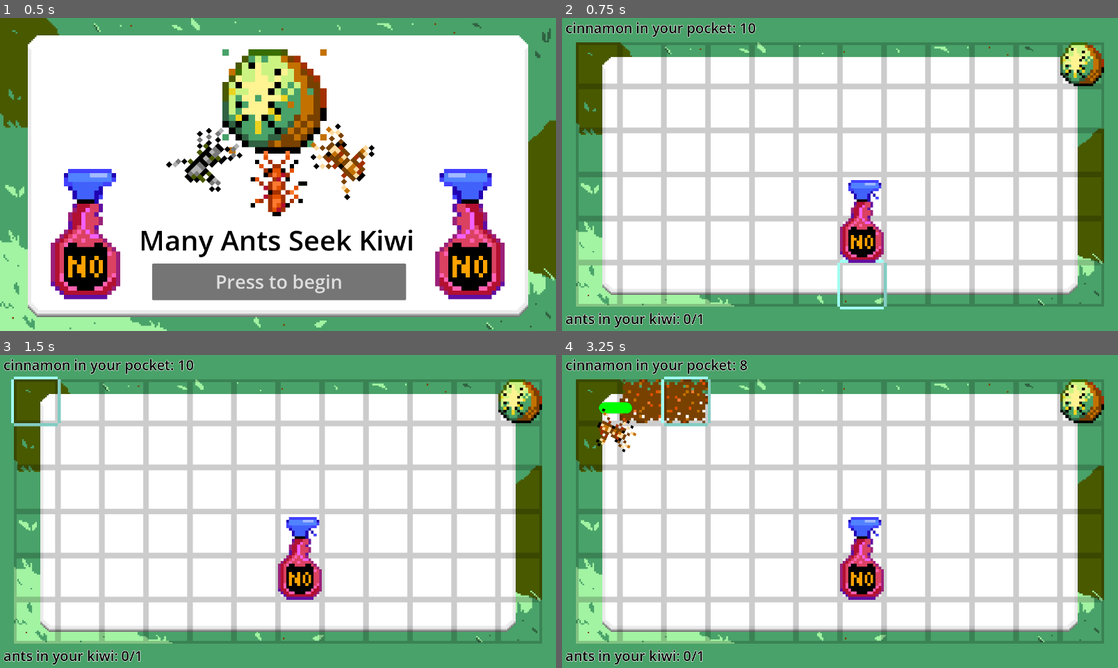
Above: before the commit, frames 1-4 (two rows, left to right).
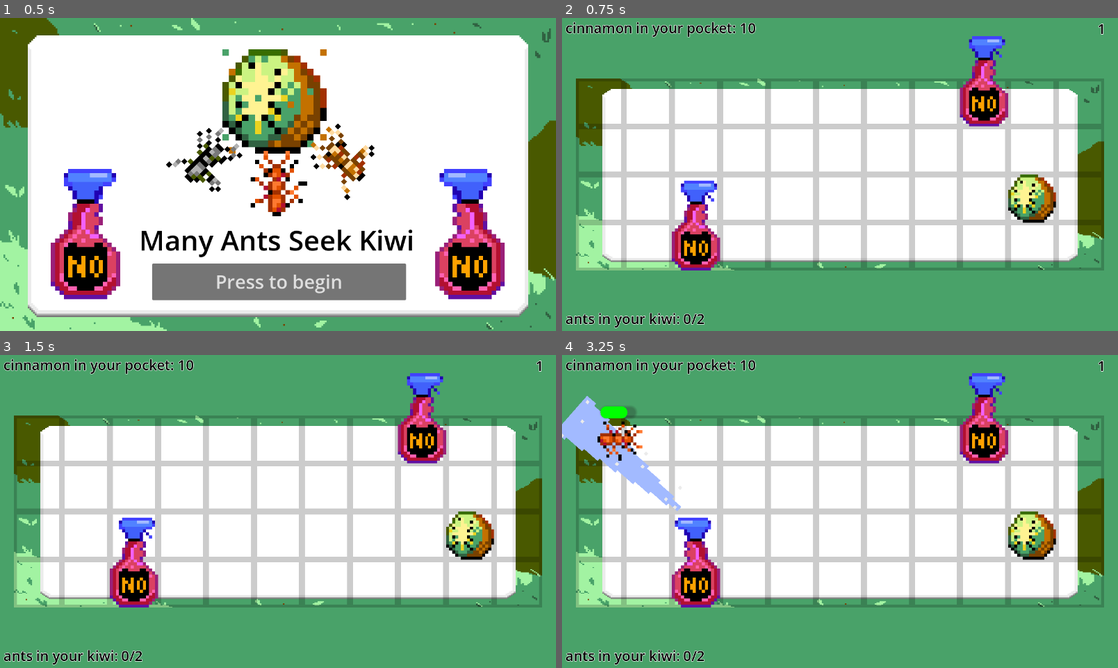
Above: after the commit, the same moments.

Repository: pmaitland/GGJ2026
Game: Godot game, scene res://scenes/spash.tscn
Same seed, same stepped clock (60 frames per second), same inputs: the game is played once before the commit and once after it.
Inputs (mouse positions are in pixels of both pictures, inside the frame that each line leads up to):
- Up to frame 1 (0.5 s): no input
- Up to frame 2 (0.75 s): click "Press to begin" at 0.5 s
- Up to frame 3 (1.5 s): tap Enter at 1.25 s; move the mouse to (33, 401) at 1.27 s; click (33, 401) at 1.42 s
- Up to frame 4 (3.25 s): tap Space at 2 s; move the mouse to (639, 401) at 2.02 s; click (639, 401) at 2.17 s; move the mouse to (684, 401) at 2.77 s; click (684, 401) at 2.92 s

Frame 1 is identical in both runs. In frame 2, 43% of the frame differs, in the area x 2-98%, y 1-98%; in frame 3, 43%; in frame 4, 45%, in the area x 0-98%, y 1-98%.

Commit message:
Levels (#37)
* update level 1

* some levels

* levels

---------

Co-authored-by: Iain Cattermole <iaincattermole@skyscanner.net>

Diff:
--- a/mask/scenes/main.tscn
+++ b/mask/scenes/main.tscn
@@ -28,6 +28,23 @@
 label_settings = ExtResource("3_jyhfs")
 horizontal_alignment = 1
 
+[node name="LevelComplete" type="Label" parent="CanvasLayer" unique_id=2062311407]
+visible = false
+anchors_preset = 8
+anchor_left = 0.5
+anchor_top = 0.5
+anchor_right = 0.5
+anchor_bottom = 0.5
+offset_left = -132.0
+offset_top = -13.0
+offset_right = 132.0
+offset_bottom = 13.0
+grow_horizontal = 2
+grow_vertical = 2
+text = "kiwi safe!"
+label_settings = ExtResource("3_jyhfs")
+horizontal_alignment = 1
+
 [node name="AntCount" type="Label" parent="CanvasLayer" unique_id=1663662808]
 offset_left = 8.0
 offset_top = 669.0
@@ -43,6 +60,14 @@
 text = "cinnamon in your pocket: 0/0"
 label_settings = ExtResource("3_jyhfs")
 
+[node name="Level" type="Label" parent="CanvasLayer" unique_id=1506038856]
+offset_left = 1233.0
+offset_top = 2.0
+offset_right = 1761.0
+offset_bottom = 53.0
+text = "1"
+label_settings = ExtResource("3_jyhfs")
+
 [node name="Grid" parent="." unique_id=486579014 instance=ExtResource("1_0wfyh")]
 end = Vector2i(9, 0)
 
--- a/mask/scripts/canvas.gd
+++ b/mask/scripts/canvas.gd
@@ -2,15 +2,26 @@
 
 
 @onready var game_over_label: Label = $GameOver
+@onready var level_complete_label: Label = $LevelComplete
 @onready var ant_count_label: Label = $AntCount
 @onready var cinnamon_count_label: Label = $CinnamonCount
+@onready var level_label: Label = $Level
 
 
 func _ready() -> void:
 	var grid: Node2D = get_parent().find_child("Grid")
+	grid.connect("level_complete", _level_complete)
 	grid.connect("game_over", _game_over)
 	grid.connect("ant_got_in_da_kiwi", _increase_ant_count)
 	grid.connect("cinnamon_used", _cinnamon_used)
+
+
+func _process(_delta) -> void:
+	level_label.text = str(Level.current_level)
+
+
+func _level_complete() -> void:
+	level_complete_label.visible = true
 
 
 func _game_over() -> void:
--- a/mask/scripts/grid.gd
+++ b/mask/scripts/grid.gd
@@ -35,6 +35,9 @@
 signal ant_got_in_da_kiwi
 signal cinnamon_used
 signal game_over
+signal level_complete
+
+var is_game_over: bool = false
 
 
 func _ready() -> void:
@@ -109,8 +112,12 @@
 
 
 func complete_level():
+	if is_game_over:
+		return
 	print('Level completed!')
+	level_complete.emit()
 	if Level.is_more_levels():
+		await get_tree().create_timer(5).timeout
 		Level.next_level()
 		get_tree().reload_current_scene()
 
@@ -224,6 +231,7 @@
 	if successful_ant_count >= max_successful_ant_count:
 		kiwi.be_fully_eaten()
 		game_over.emit()
+		is_game_over = true
 		await get_tree().create_timer(5).timeout
 		Level.reset_level()
 		get_tree().reload_current_scene()
--- a/mask/scripts/level.gd
+++ b/mask/scripts/level.gd
@@ -72,31 +72,143 @@
 	{ # 1
 		"ants": AntHoard.new([
 			AntGroup.new(Level.AntType.None, 1),
-			#AntGroup.new(Level.AntType.Basic, 1),
-			#AntGroup.new(Level.AntType.Bulky, 1),
-			AntGroup.new(Level.AntType.Fast, 2),
-		]),
-		"grid": Vector2i(12, 6),
-		"sprays": [
-			Vector2i(6, 4),
+			AntGroup.new(Level.AntType.Basic, 5),
+		]),
+		"grid": Vector2i(11, 4),
+		"sprays": [
+			Vector2i(2, 3),
+			Vector2i(8, 0),
+		],
+		"cinnamon": 12,
+		"end": Vector2i(9, 2),
+		"kiwi_health": 2,
+	},
+	{ # 2
+		"ants": AntHoard.new([
+			AntGroup.new(Level.AntType.None, 1),
+			AntGroup.new(Level.AntType.Basic, 5),
+		]),
+		"grid": Vector2i(11, 4),
+		"sprays": [
+			Vector2i(5, 2),
 		],
 		"cinnamon": 11,
-		"end": Vector2i(11, 0),
-		"kiwi_health": 1,
-	},
-	{ # 2
-		"ants": AntHoard.new([
-			AntGroup.new(Level.AntType.None, 5),
-			AntGroup.new(Level.AntType.Basic, 5),
-			AntGroup.new(Level.AntType.None, 1),
-			AntGroup.new(Level.AntType.Bulky, 1),
-		]),
-		"grid": Vector2i(16, 8),
-		"sprays": [
-			Vector2i(4, 6),
-			Vector2i(12, 1),
+		"end": Vector2i(9, 2),
+		"kiwi_health": 2,
+	},
+	{ # 3
+		"ants": AntHoard.new([
+			AntGroup.new(Level.AntType.None, 1),
+			AntGroup.new(Level.AntType.Basic, 5),
+		]),
+		"grid": Vector2i(11, 4),
+		"sprays": [
+			Vector2i(7, 2),
+		],
+		"cinnamon": 6,
+		"end": Vector2i(9, 2),
+		"kiwi_health": 2,
+	},
+	{ # 4
+		"ants": AntHoard.new([
+			AntGroup.new(Level.AntType.None, 1),
+			AntGroup.new(Level.AntType.Basic, 1),
+			AntGroup.new(Level.AntType.None, 2),
+			AntGroup.new(Level.AntType.Fast, 1),
+			AntGroup.new(Level.AntType.None, 1),
+			AntGroup.new(Level.AntType.Basic, 1),
+			AntGroup.new(Level.AntType.None, 2),
+			AntGroup.new(Level.AntType.Fast, 1),
+		]),
+		"grid": Vector2i(11, 4),
+		"sprays": [
+			Vector2i(5, 3),
 		],
 		"cinnamon": 7,
+		"end": Vector2i(9, 2),
+		"kiwi_health": 1,
+	},
+	{ # 5
+		"ants": AntHoard.new([
+			AntGroup.new(Level.AntType.None, 1),
+			AntGroup.new(Level.AntType.Basic, 5),
+			AntGroup.new(Level.AntType.None, 2),
+			AntGroup.new(Level.AntType.Fast, 1),
+			AntGroup.new(Level.AntType.Basic, 5),
+		]),
+		"grid": Vector2i(15, 6),
+		"sprays": [
+			Vector2i(4, 5),
+			Vector2i(10, 0),
+		],
+		"cinnamon": 12,
+		"end": Vector2i(13, 4),
 		"kiwi_health": 3,
-	}
+	},
+	{ # 6
+		"ants": AntHoard.new([
+			AntGroup.new(Level.AntType.None, 1),
+			AntGroup.new(Level.AntType.Basic, 2),
+			AntGroup.new(Level.AntType.Bulky, 1),
+		]),
+		"grid": Vector2i(11, 4),
+		"sprays": [
+			Vector2i(4, 3),
+		],
+		"cinnamon": 5,
+		"end": Vector2i(8, 2),
+		"kiwi_health": 1,
+	},
+	{ # 7
+		"ants": AntHoard.new([
+			AntGroup.new(Level.AntType.None, 3),
+			AntGroup.new(Level.AntType.Fast, 1),
+		]),
+		"grid": Vector2i(11, 4),
+		"sprays": [
+
+		],
+		"cinnamon": 10,
+		"end": Vector2i(8, 2),
+		"kiwi_health": 1,
+	},
+	{ # 8
+		"ants": AntHoard.new([
+			AntGroup.new(Level.AntType.None, 3),
+			AntGroup.new(Level.AntType.Basic, 3),
+			AntGroup.new(Level.AntType.Fast, 5),
+			AntGroup.new(Level.AntType.Basic, 3),
+			AntGroup.new(Level.AntType.Bulky, 1),
+			AntGroup.new(Level.AntType.None, 1),
+			AntGroup.new(Level.AntType.Bulky, 1),
+		]),
+		"grid": Vector2i(11, 4),
+		"sprays": [
+			Vector2i(5, 1),
+			Vector2i(7, 3),
+		],
+		"cinnamon": 5,
+		"end": Vector2i(6, 2),
+		"kiwi_health": 1,
+	},
+	{ # 9
+		"ants": AntHoard.new([
+			AntGroup.new(Level.AntType.None, 3),
+			AntGroup.new(Level.AntType.Basic, 3),
+			AntGroup.new(Level.AntType.Fast, 5),
+			AntGroup.new(Level.AntType.Basic, 3),
+			AntGroup.new(Level.AntType.Bulky, 1),
+			AntGroup.new(Level.AntType.None, 1),
+			AntGroup.new(Level.AntType.Bulky, 1),
+		]),
+		"grid": Vector2i(15, 7),
+		"sprays": [
+			Vector2i(3, 4),
+			Vector2i(8, 0),
+			Vector2i(11, 5),
+		],
+		"cinnamon": 13,
+		"end": Vector2i(13, 5),
+		"kiwi_health": 1,
+	},
 ]
Not shown: 1 places in mask/scenes/ants/ant.tscn that only renumber resources
